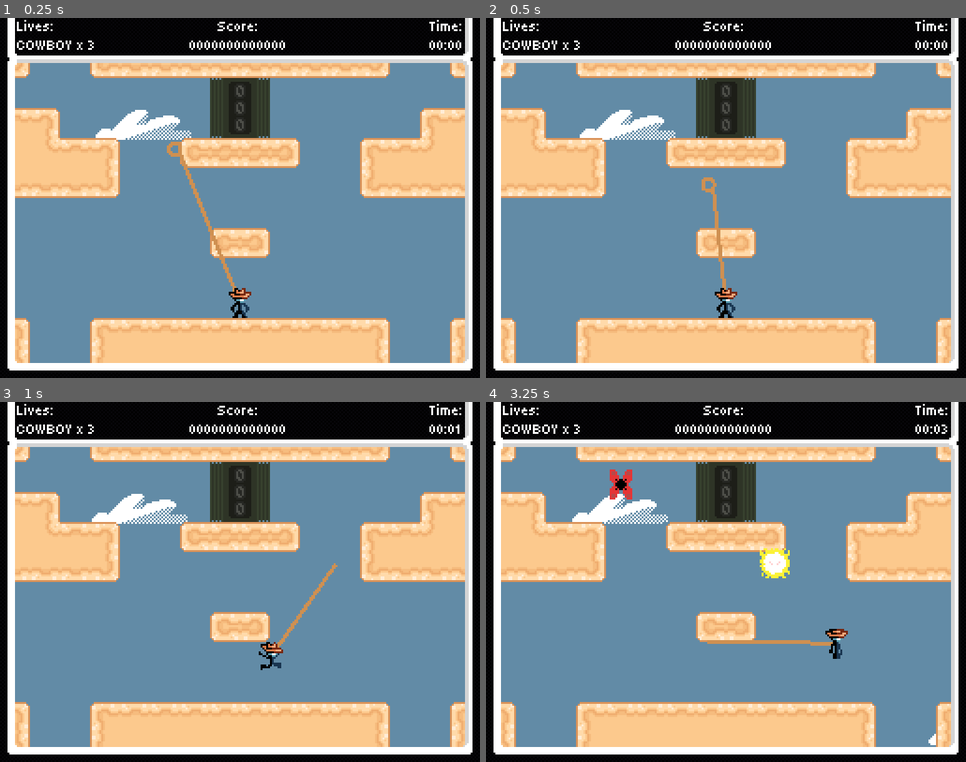
Above: before the commit, frames 1-4 (two rows, left to right).
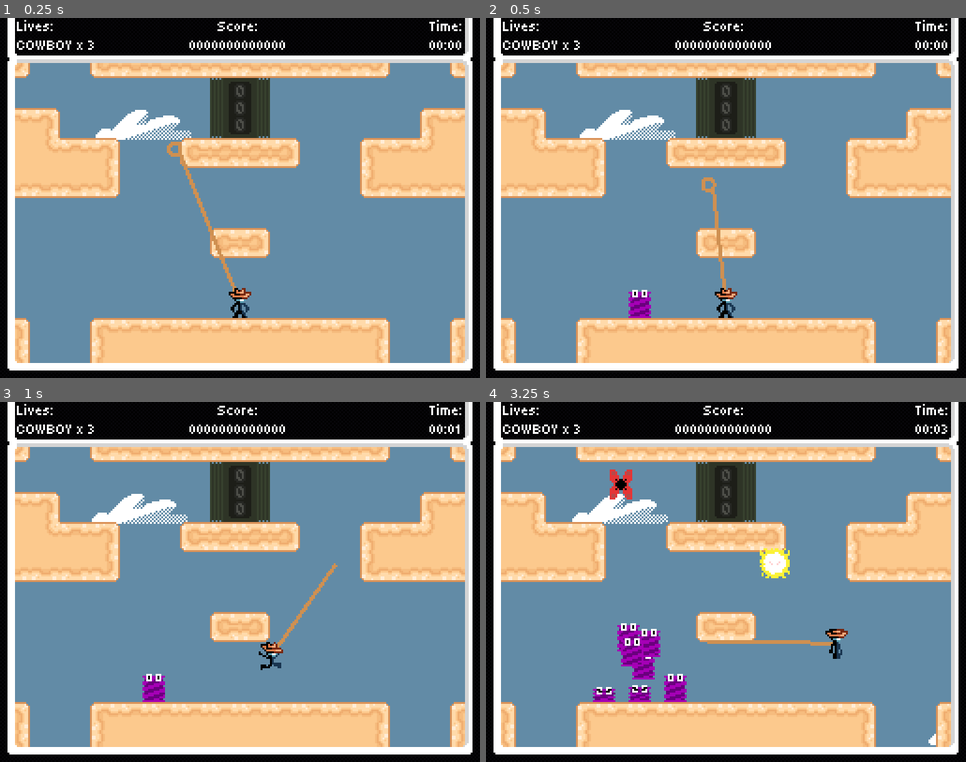
Above: after the commit, the same moments.

Repository: Jcodefox/GMTK-2025
Game: Godot game, scene res://scenes/topscenes/gameplay_topscene.tscn
Two runs of this game, one before a commit and one after it. Both use one fixed random seed, a clock stepped at 60 frames per second and the inputs below.
Inputs (mouse positions are in pixels of both pictures, inside the frame that each line leads up to):
- Up to frame 1 (0.25 s): no input
- Up to frame 2 (0.5 s): no input
- Up to frame 3 (1 s): move the mouse to (345, 564) at 0.52 s; press the mouse at (345, 564) at 0.53 s; hold D (move_right) from 0.53 s (still down); tap Space (move_jump) at 0.77 s
- Up to frame 4 (3.25 s): move the mouse to (630, 600) at 1.27 s; release the mouse at (630, 600) at 1.28 s; click (630, 600) at 1.35 s; tap Space (move_jump) at 1.52, 3.02 s; move the mouse to (774, 502) at 2.02 s; release D (move_right) at 2.03 s; press the mouse at (774, 502) at 2.03 s; hold A (move_left) 2.03-2.78 s; move the mouse to (702, 654) at 2.77 s; release the mouse at (702, 654) at 2.78 s; hold D (move_right) from 2.78 s (still down); click (702, 654) at 2.85 s

Frame 1 is identical in both runs. In frame 2, 0.3% of the frame differs, in the area x 29-35%, y 75-84%; in frame 3, 0.3%; in frame 4, 1.7%, in the area x 22-42%, y 61-84%.

Commit message:
Add collision for each size of slingball

Diff:
--- a/scenes/topscenes/gameplay_topscene.tscn
+++ b/scenes/topscenes/gameplay_topscene.tscn
@@ -9,6 +9,7 @@
 [ext_resource type="Script" path="res://scripts/prefabs/cloud.gd" id="6_rfs2g"]
 [ext_resource type="PackedScene" uid="uid://c7sqyqehhxymg" path="res://scenes/prefabs/game_over_screen.tscn" id="7_d18oc"]
 [ext_resource type="PackedScene" uid="uid://ni48dlph7c7c" path="res://scenes/prefabs/enemy_spawner.tscn" id="9_d18oc"]
+[ext_resource type="PackedScene" uid="uid://dtvjbmxdirq5p" path="res://scenes/prefabs/enemies/sproing.tscn" id="10_d18oc"]
 
 [node name="GameplayTopscene" type="Node2D"]
 
@@ -70,3 +71,27 @@
 [node name="EnemySpawner2" parent="." node_paths=PackedStringArray("enemy_holder_node") instance=ExtResource("9_d18oc")]
 position = Vector2(144, 48)
 enemy_holder_node = NodePath("../Enemies")
+
+[node name="Sproing" parent="." instance=ExtResource("10_d18oc")]
+position = Vector2(82, 151)
+
+[node name="Sproing2" parent="." instance=ExtResource("10_d18oc")]
+position = Vector2(82, 151)
+
+[node name="Sproing3" parent="." instance=ExtResource("10_d18oc")]
+position = Vector2(82, 151)
+
+[node name="Sproing4" parent="." instance=ExtResource("10_d18oc")]
+position = Vector2(82, 151)
+
+[node name="Sproing5" parent="." instance=ExtResource("10_d18oc")]
+position = Vector2(82, 151)
+
+[node name="Sproing6" parent="." instance=ExtResource("10_d18oc")]
+position = Vector2(82, 151)
+
+[node name="Sproing7" parent="." instance=ExtResource("10_d18oc")]
+position = Vector2(82, 151)
+
+[node name="Sproing8" parent="." instance=ExtResource("10_d18oc")]
+position = Vector2(82, 151)
--- a/scripts/prefabs/slingball.gd
+++ b/scripts/prefabs/slingball.gd
@@ -33,6 +33,7 @@
 	area_shape_ghosts = Globals.make_loop_ghosts_of($Area2D/CollisionShape2D)
 
 	set_animation(["small", "medium", "large"][ball_size])
+	set_collision_radius([10, 15, 20][ball_size])
 	Globals.make_loop_ghosts_of($WallCheck/CollisionShape2D)
 
 	$Area2D.body_entered.connect(hit_object)
@@ -99,3 +100,8 @@
 	for sprite in animated_sprite_ghosts:
 		if sprite.animation != anim:
 			sprite.play(anim)
+
+func set_collision_radius(val: float) -> void:
+	$CollisionShape2D.shape.radius = val
+	$Area2D/CollisionShape2D.shape.radius = val
+	$WallCheck/CollisionShape2D.shape.radius = val
Not shown: 1 places in scenes/topscenes/gameplay_topscene.tscn that only renumber resources
